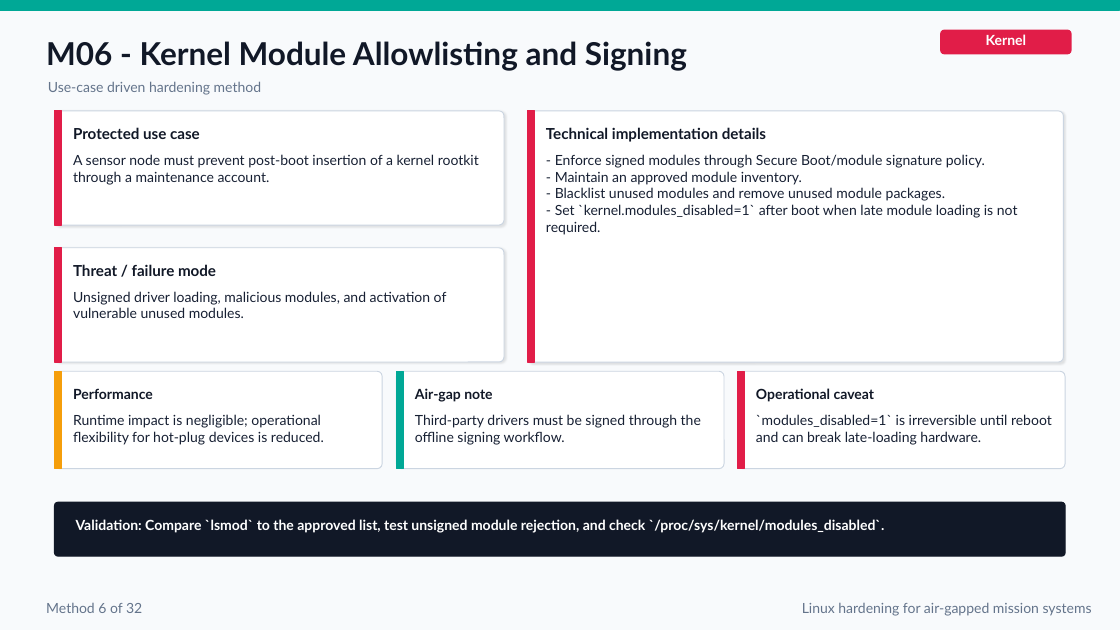
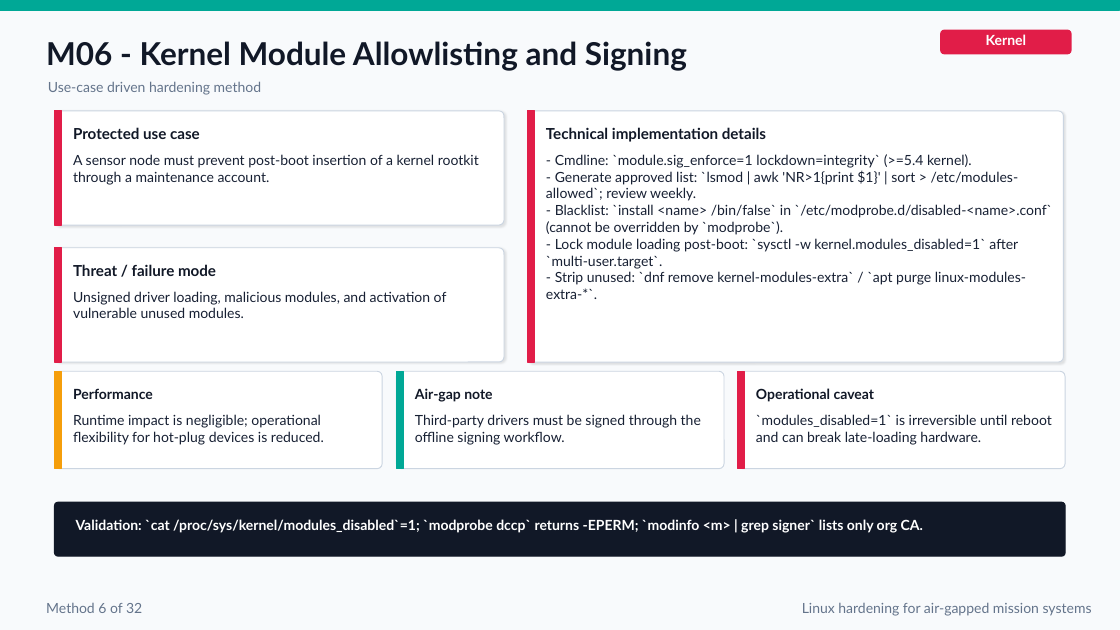
Before and after one commit to FelixKras/Drawio-stuff-, a slide deck: slide 16 of Linux_Mission_Critical_Air_Gapped_Hardening_Final.pptx. Drawn at 1120x630 pixels with LibreOffice and Linux fonts; fonts in the diff are those of the drawing. Boxes give left, top, right and bottom in pixels: in the first picture for what was removed or moved away, otherwise in the second. Text is boxed around its words. In the diff, an @@ line names an element or a change of style, - is before the commit and + after.

```diff
--- a/Linux_Mission_Critical_Air_Gapped_Hardening_Final.pptx
+++ b/Linux_Mission_Critical_Air_Gapped_Hardening_Final.pptx
@@ text at bbox=[546, 154, 1053, 299]: text changed @@
-- Enforce signed modules through Secure Boot/module signature policy.
-- Maintain an approved module inventory.
-- Blacklist unused modules and remove unused module packages.
-- Set `kernel.modules_disabled=1` after boot when late module loading is not required.
+- Cmdline: `module.sig_enforce=1 lockdown=integrity` (>=5.4 kernel).
+- Generate approved list: `lsmod | awk 'NR>1{print $1}' | sort > /etc/modules-allowed`; review weekly.
+- Blacklist: `install <name> /bin/false` in `/etc/modprobe.d/disabled-<name>.conf` (cannot be overridden by `modprobe`).
+- Lock module loading post-boot: `sysctl -w kernel.modules_disabled=1` after `multi-user.target`.
+- Strip unused: `dnf remove kernel-modules-extra` / `apt purge linux-modules-extra-*`.
@@ text at bbox=[76, 519, 923, 533]: text changed @@
-Validation: Compare `lsmod` to the approved list, test unsigned module rejection, and check `/proc/sys/kernel/modules_disabled`.
+Validation: `cat /proc/sys/kernel/modules_disabled`=1; `modprobe dccp` returns -EPERM; `modinfo <m> | grep signer` lists only org CA.
```
Also in this commit, not shown: 35 other slides changed, 1 slide added.
